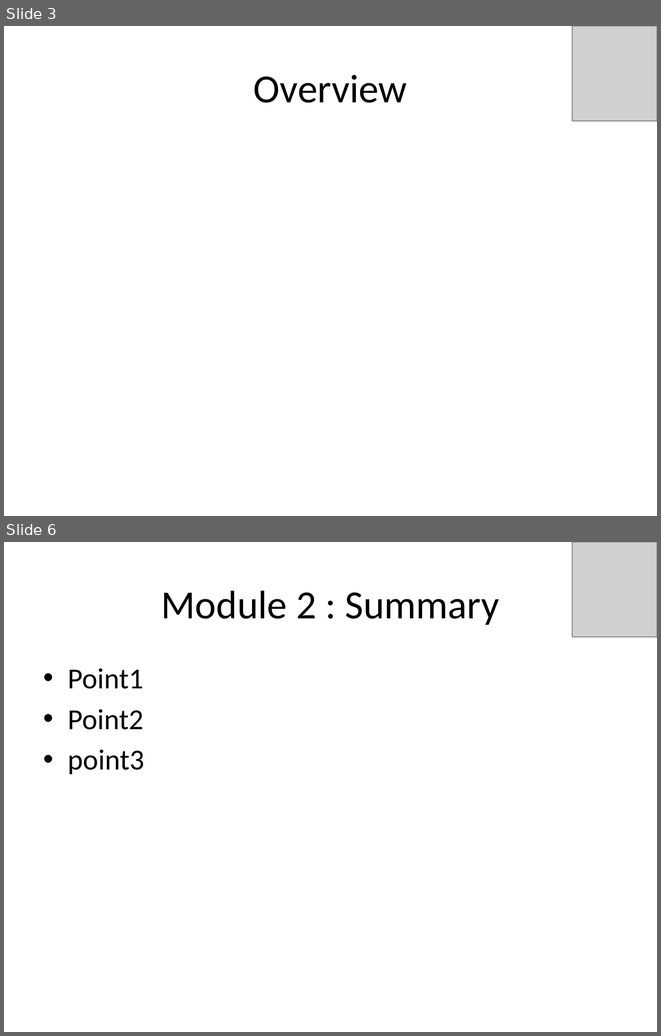
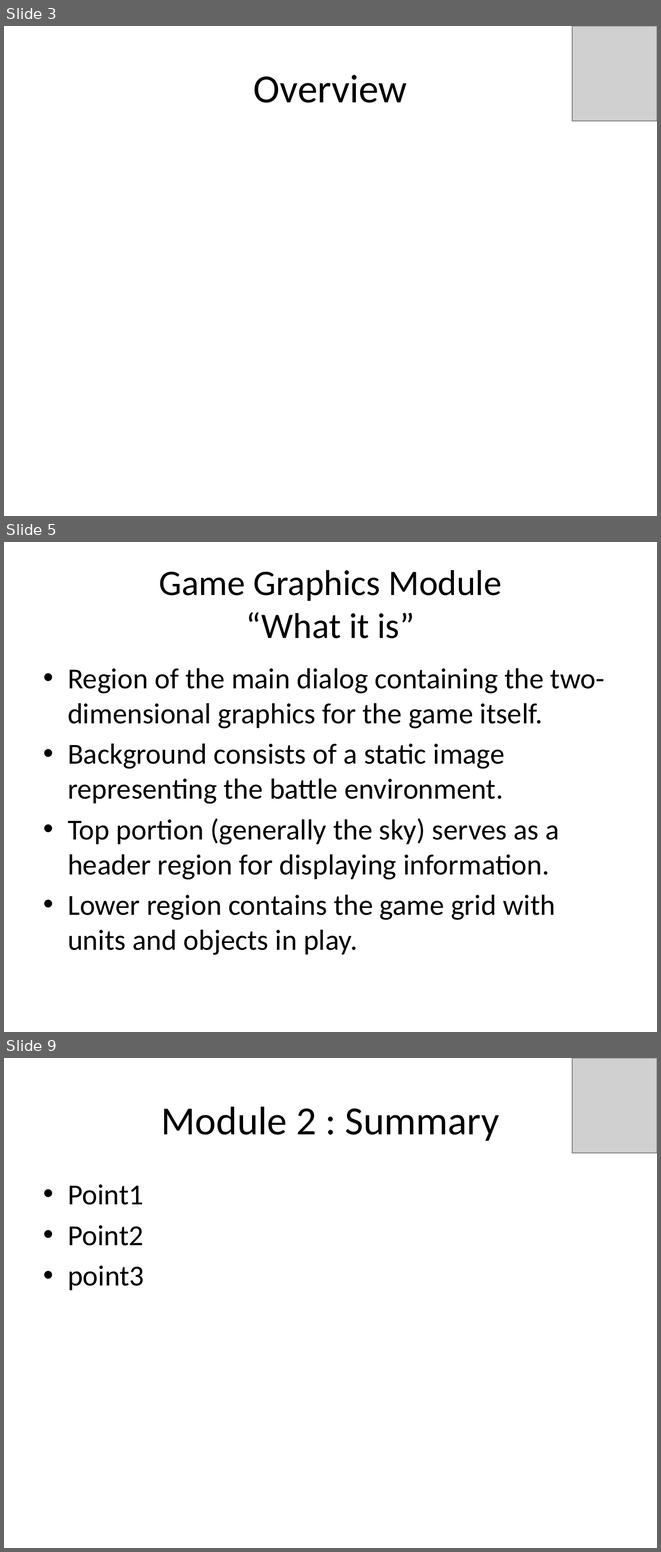
Before and after one commit to idxExtropy/duel-reality, a slide deck: Docs/DUEL REALITY .pptx. Shown one above the other, each under a label of ours: slides 3 and 6 before the commit, slides 3, 5 and 9 after it; the slides between them are not shown. The pictures are 661x1036 and 661x1552 pixels, drawn with LibreOffice and Linux fonts; fonts in the diff are those of the drawing; grey boxes stand for pictures. Boxes give left, top, right and bottom in pixels: in the first picture for what was removed or moved away, otherwise in the second. Text is boxed around its words. In the diff, an @@ line names an element or a change of style, - is before the commit and + after.

Commit message:
Added slides for 2 minute presentation of the graphics window module.

```diff
--- a/Docs/DUEL REALITY .pptx
+++ b/Docs/DUEL REALITY .pptx
@@ slide 5 added at [4,542,657,1032], background #FFFFFF @@
@@ title added at [159,570,502,638], 39.6 pt, text #000000 @@
+Game Graphics Module
+“What it is”
@@ text added at [68,668,605,955], 32 pt, text #000000 @@
+• Region of the main dialog containing the two-dimensional graphics for the game itself.
+• Background consists of a static image representing the battle environment.
+• Top portion (generally the sky) serves as a header region for displaying information.
+• Lower region contains the game grid with units and objects in play.
@@ what was slide 6 is now slide 9 @@
```
Also in this commit, not shown: 4 other slides added, 2 slides removed.
